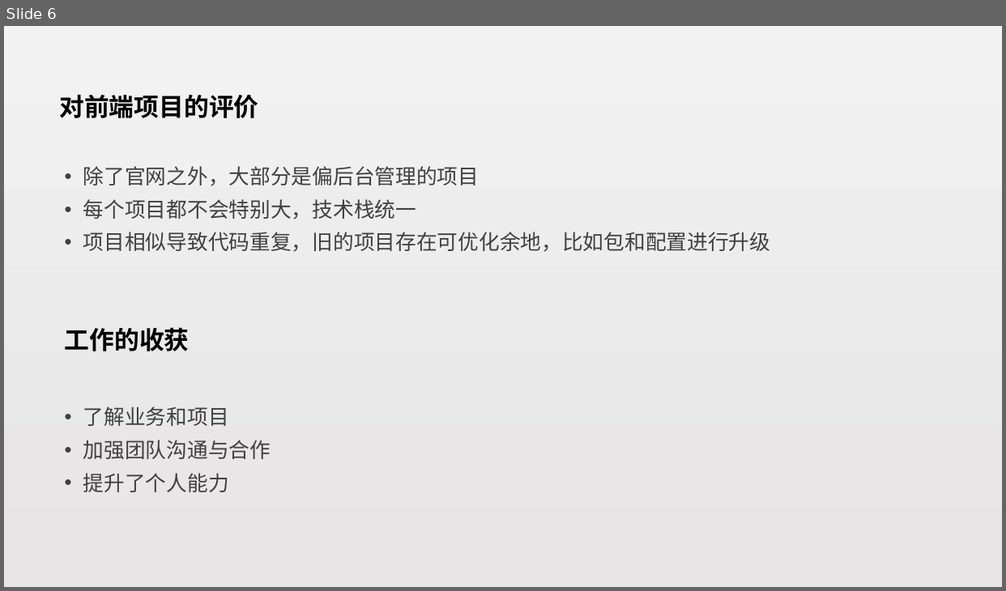
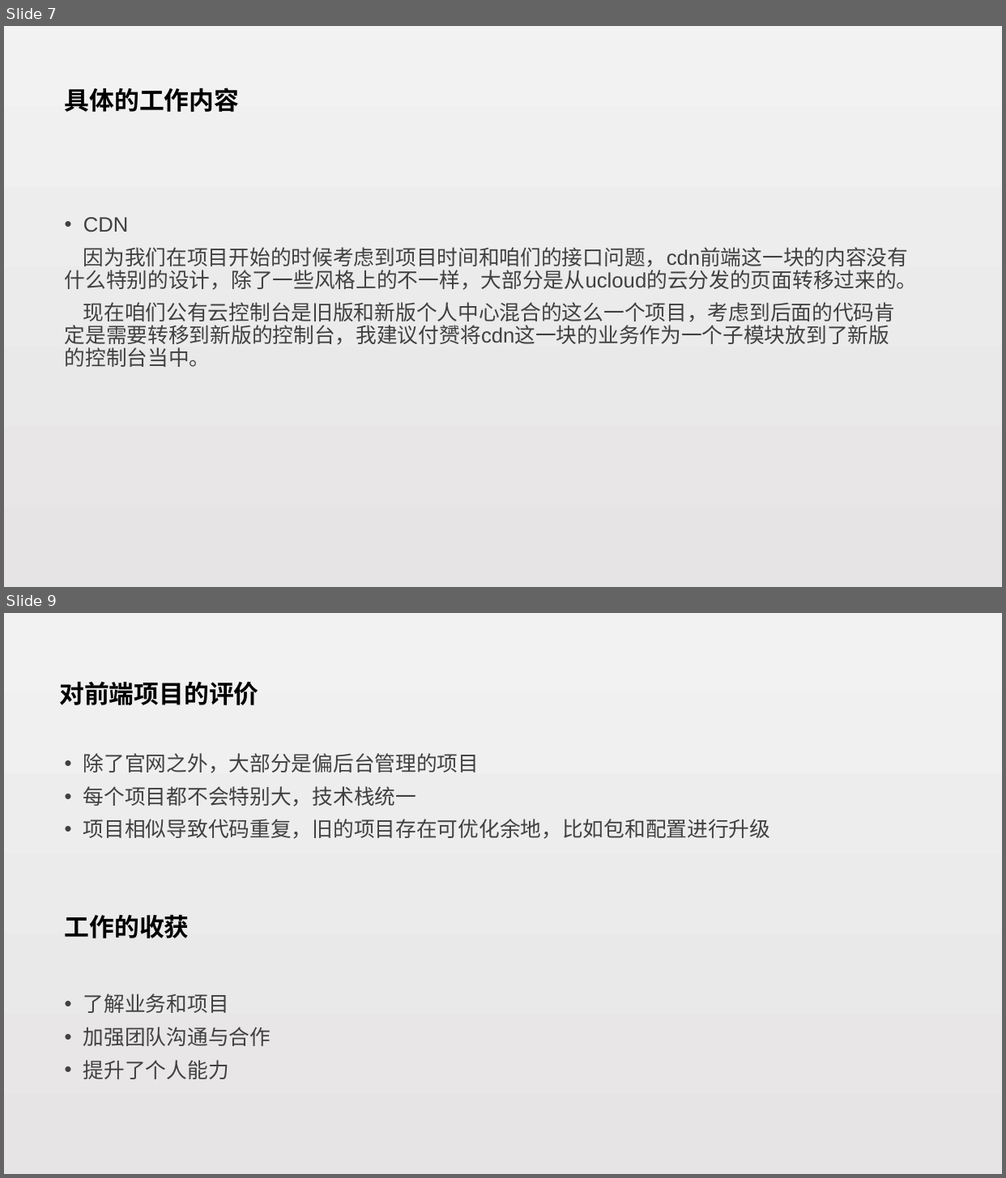
Before and after one commit to zepang/Rx_note, a slide deck: 赖泽海-试用期工作总结.pptx. Shown one above the other, each under a label of ours: slide 6 before the commit, slides 7 and 9 after it; the slides between them are not shown. The pictures are 1006x591 and 1006x1178 pixels, drawn with LibreOffice and Linux fonts; fonts in the diff are those of the drawing. Boxes give left, top, right and bottom in pixels: in the first picture for what was removed or moved away, otherwise in the second. Text is boxed around its words. In the diff, an @@ line names an element or a change of style, - is before the commit and + after.

Commit message:
修改工作总结的ppt

```diff
--- a/赖泽海-试用期工作总结.pptx
+++ b/赖泽海-试用期工作总结.pptx
@@ slide 7 added at (4,26,1002,587), background gradient #F2F2F2 to #E6E4E4 @@
@@ title added at (65,88,240,112), 24 pt, text #000000, bold @@
+具体的工作内容
@@ text added at (65,217,918,367), 20 pt, text #404040 @@
+• CDN
+因为我们在项目开始的时候考虑到项目时间和咱们的接口问题，cdn前端这一块的内容没有什么特别的设计，除了一些风格上的不一样，大部分是从ucloud的云分发的页面转移过来的。
+现在咱们公有云控制台是旧版和新版个人中心混合的这么一个项目，考虑到后面的代码肯定是需要转移到新版的控制台，我建议付赟将cdn这一块的业务作为一个子模块放到了新版的控制台当中。
@@ what was slide 6 is now slide 9 @@
```
Also in this commit, not shown: 6 slides changed, 2 other slides added, 1 other file.
